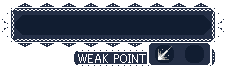
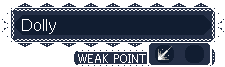
Comparing the layer stacks of the two 225x67 images. Changes:
renamed "Pasted Layer" to "Dolly", showed it, moved it above "BG", painted on it over [22, 19, 56, 34]
